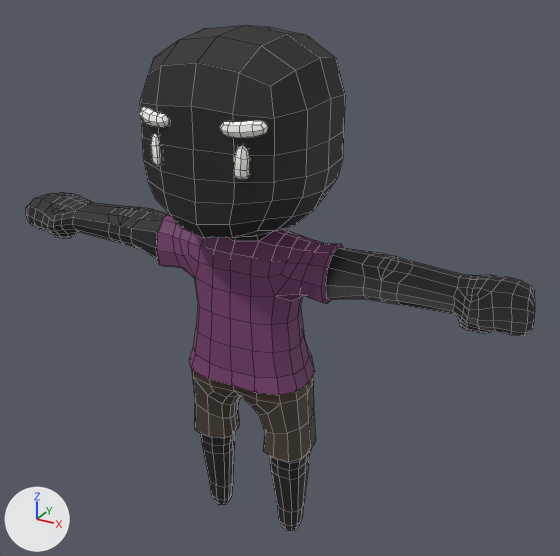
A saved change to the FBX model Assets/Art/Models/Casual_Bald.fbx.
The view is the same before and after, from a 50 mm lens placed at (2.14, -3.52, 3.54), pointed at (0.13, 0.14, 1.7). The axes (+X, +Y, +Z) are drawn at lower left. The lights are the same throughout. Mesh edges are drawn as thin lines.

The first picture shows 'Body'.
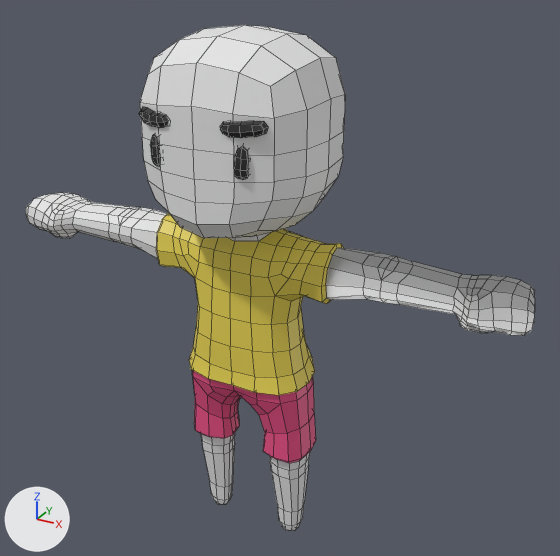
Commit message: Personagem ajustado

Pixel boxes (x1, y1, x2, y2) of what changed, in the pictures (560 x 556 px):
part 1 of me_cube_004, recoloured (black to white): (26, 25, 535, 531) in both
part 2 of me_cube_004, recoloured (purple to yellow): (156, 213, 344, 395) in both
part 3 of me_cube_004, recoloured: (192, 373, 316, 463) in both
part 4 of me_cube_004, recoloured: (192, 370, 314, 404) in both
part 5 of me_cube_004, recoloured: (139, 107, 268, 180) in both

The edits, one by one:
Material 'bermuda' (mat_bermuda) is new.
Its base color is (0.8, 0.078, 0.235) (pink #e74f85).
Material 'olhos' (mat_olhos) is new.
Its base color is (0.0204, 0.0204, 0.0204) (black #272727).
Material 'Pele.001' (mat_pele_001) is new.
Its base color is (0.8, 0.8, 0.8) (white #e7e7e7).
Material 'Camiseta' (mat_camiseta) is new.
Its base color is (0.8, 0.648, 0.0842) (yellow #e7d352).
me_cube_004 has 1168 vertices, 1168 faces and spans x -1.62..1.62, y -0.5..0.49, z -0.02..3.13.
me_cube_004 is used by ob_body; location (0.0, 0.0, 0.0).
me_cube_004 part 1: all 666 faces that had it switch from mat_skin (black #1f1f1f) to mat_pele_001 (white #e7e7e7).
me_cube_004 part 2: all 218 faces that had it switch from mat_shirt (dark purple #773e6e) to mat_camiseta (yellow #e7d352).
me_cube_004 part 3: all 104 faces that had it switch from mat_pants (brown #493f35) to mat_bermuda (pink #e74f85).
me_cube_004 part 4: all 20 faces that had it switch from mat_belt (brown #493629) to mat_bermuda (pink #e74f85).
me_cube_004 part 5: all 160 faces that had it switch from mat_face (white #fffff8) to mat_olhos (black #272727).
